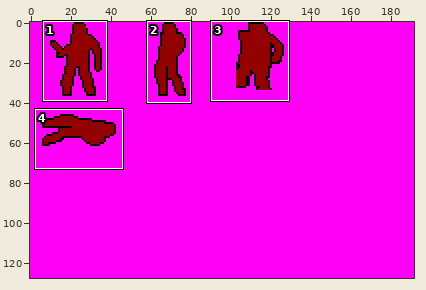
File history of a sprite sheet, res/sprite/enemy02.png. The picture above shows the old version from afar; the outline marks the close-up.
Close-up. First the earlier version:
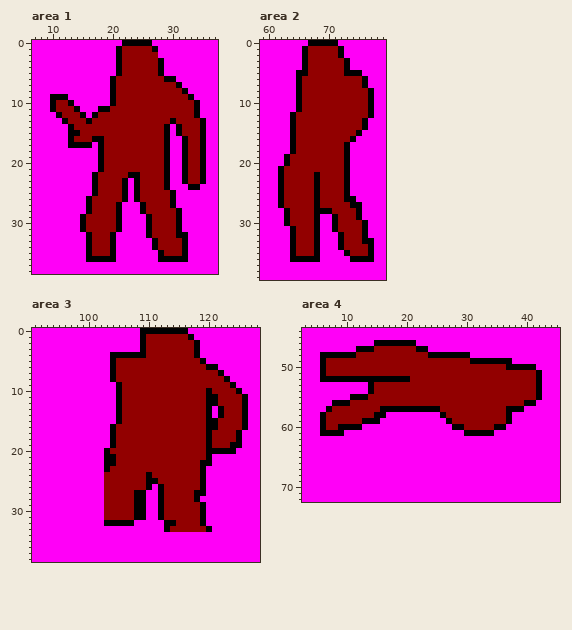
The file is 192x128 pixels. Colours within 5 levels of each other are drawn and written as one. Shown: area 1: x 7..37, y 0..38; area 2: x 59..79, y 0..39; area 3: x 91..128, y 0..38; area 4: x 3..45, y 44..72. The commit also changed other parts of the picture, which this record leaves out.
And afterwards:
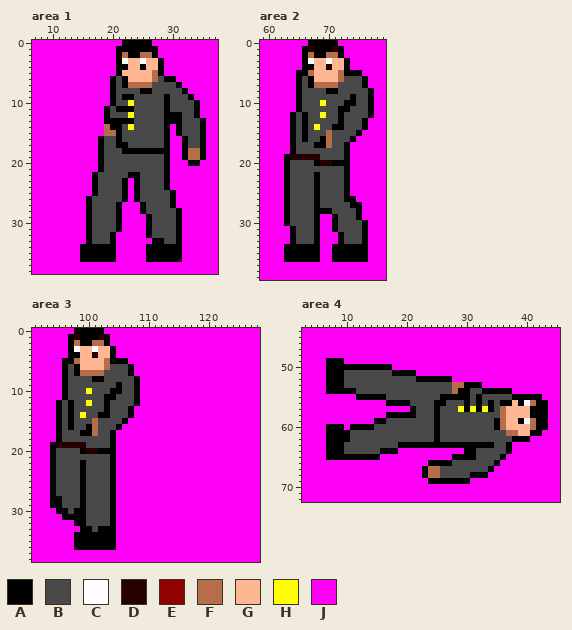
Palette (. is transparent): A #000001  B #494949  C #ffffff  D #240000  E #920000  F #b66d49  G #ffb692  H #ffff00  J #ff00f7
What changed:
Changed rows in their new state; - is an unchanged pixel.
Area 1:
first column x 10:
 1 ------------AAAAA---------
 2 ------------FAAFFA--------
 3 ------------CGGCGG--------
 4 ------------AGGAGG--------
 5 ------------GGGGGF--------
 6 -----------BAGGGGFB-------
 7 -----------BAFFFFBBBB-----
 8 -----------BBBBAABBBBB----
 9 JJJ--------BAABBBBBABBB---
10 JJJJ-------BBHBBBBBABBBB--
11 JJJJJ---J-BAAABBBBBABBBB--
12 -JJJJJ-JJABBBHBBBBBAAABB--
13 --JJJJJJJAAAAABBBBBA-ABBB-
14 ---JJJJJJFAABHBBBBB---BBB-
15 ---JJJJJJFFABBBBBBB---BBB-
16 ---JJJJJ-BBABBBBBBB----BB-
17 ---JJJJ--BBAABBBBBB----BB-
18 ---------BBBAAAAAAA----FF-
19 ---------BBBBBBBBBB----FF-
20 ---------BBBBBBBBBB---JAAJ
21 ---------BBBBBBBBBB---JJJJ
22 --------BBBBB--BBBB---JJJJ
23 --------BBBB---BBBB---JJJJ
24 --------BBBB---BBBB----JJ-
25 --------BBBB---BBBBB------
26 -------BBBBB---BBBBB------
27 -------BBBB-----BBBB------
28 -------BBBB-----BBBBB-----
29 -----JABBBB------BBBB-----
30 -----JABBBB------BBBB-----
31 -----JABBBB------BBBB-----
32 -------BBB-------BBBB-J---
33 -------BBB--------ABBAJ---
34 -----A-AAA------A-AAAAJ---
35 -----A-AAA------AA-AAAJ---
36 -----A----------AA----J---
Area 2:
first column x 62:
 1 -----DAAAD------
 2 -----FAAFF------
 3 -----CGGCGG-----
 4 -----AGGDGG-----
 5 -----FGGGGF-----
 6 ----BAGGGGFBBB--
 7 ----BAFFFFBBBB--
 8 ----BBBBAABBBBB-
 9 ----BBBBBBBBABB-
10 ----BBBHBBBAABB-
11 ----BBBBBBAABBB-
12 ---BABBHBBABBBB-
13 ---BABBBBBABBB--
14 ---BABHBBAABBB--
15 ---BABBBFBBBB---
16 ---BABBAFBBB----
17 ---BBBAAFBB-----
18 ---BBBBBBBB-----
19 --DDDDDBBBB-----
20 --BBBBADDAA-----
21 JABBBBBBBBB-----
22 JABBBB-BBBB-----
23 JABBBB-BBBB-----
24 JABBBB-BBBB-----
25 JABBBB-BBBB-----
26 JABBBB-BBBB-----
27 JABBBB-BBBBB----
28 --BBBB---BBBB---
29 --BBBB----BBB---
30 --BBBB----BBBB--
31 ---BBB----BBBB--
32 ---BBB-----BBB--
33 ---BBB-----BBB-J
34 -A-AAA---A-AAAAJ
35 -A-AAA---AA-AAAJ
36 -A-------AAA---J
Area 3:
first column x 94:
 0 ----AAAAA------JJJJJJJJ----------
 1 ---ADAAADA-----JJJJJJJJJ---------
 2 ---AFAAFFA-----JJJJJJJJJJ--------
 3 ---ACGGCGGA----JJJJJJJJJJ--------
 4 ---AAGGDGG-JJJJJJJJJJJJJJ--------
 5 --AAFGGGGF-AAJJJJJJJJJJJJJ-------
 6 --ABAGGGGFBBBAJJJJJJJJJJJJJJ-----
 7 --ABAFFFFBBBBAJJJJJJJJJJJJJJJ----
 8 --ABBBBAABBBBBAJJJJJJJJJJJJJJJ---
 9 --ABBBBBBBB-BBAJJJJJJJJJJJJJJJJ--
10 --ABBBHBBBA-BBAJJJJJJJJJJJJJJJJJ-
11 --ABBBBBBAABBBAJJJJJJJJJJJJJJJJJJ
12 -ABABBHBBABBBBAJJJJJJJJJJJJJJJJJJ
13 -ABABBBBBABBBAJJJJJJJJJJJJJ-JJJJJ
14 -ABABHBBAABBBAJJJJJJJJJJJJJ-JJJJJ
15 -ABABBBFBBBBAJJJJJJJJJJJJJJJJJJJJ
16 -ABABBAFBBBAJJJJJJJJJJJJJJJJJJJJJ
17 -ABBBAAFBB-JJJJJJJJJJJJJJJJJJJJJ-
18 -ABBBBBBBB-JJJJJJJJJJJJJJJJJJJJJ-
19 ADDDDDBBBB-JJJJJJJJJJJJJJJJJJJJJ-
20 ABBBBADDA-AJJJJJJJJJJJJJJJJJJJJ--
21 ABBBBBBBBB-JJJJJJJJJJJJJJJJ------
22 ABBBBABBBB-JJJJJJJJJJJJJJJJ------
23 ABBBBABBBBAJJJJJJJJJJJJJJJ-------
24 ABBBBABBBBAJJJJJJJJJJJJJJJ-------
25 ABBBBABBBBAJJJJJJJJJJJJJJJ-------
26 ABBBBABBBBAJJJJJJ-JJJJJJJJ-------
27 ABBBBABBBBAJJJJJ--JJJJJJJJ-------
28 AABBBABBBBAJJJJJ--JJJJJJJ--------
29 AABBBABBBBAJJJJJ--JJJJJJJJ-------
30 -AABAABBBBAJJJJJ--JJJJJJJJ-------
31 --AAAABBBBAJJJJJ--JJJJJJJJ-------
32 ----AABBBB-JJJ-----JJJJJJJ-------
33 -----AABAAA--------JJJJJJJJ------
34 ----AAAAAAA----------------------
35 ----AAAAAAA----------------------
36 ----AAAAAAA----------------------
Area 4:
first column x 6:
46 ---------JJJJJJJ----------------------
47 ------JJJJJJJJJJJJ--------------------
48 JJJJJJJJJJJJJJJJJJJJJJJJJ-------------
49 JAAAJJJJJJJJJJJJJJJJJJJJJJJJJJJJ------
50 JAAAAAAAAAAAJJJJJJJJJJJJJJJJJJJJJJJJ--
51 JAAABBBBBBBBAAAAJJJJJJJJJJJJJJJJJJJJJ-
52 J---BBBBBBBBBBBBAAAAAAJJJJJJJJJJJJJJJ-
53 -AAABBBBBBBBBBBBBBBBBBFFAAAJJJJJJJJJJ-
54 -AAAAABBBBBBBBBBBBBBBBFAABBAAAAAJJJJJ-
55 -----J--AAABBBBBBBBBAAAAABABBBBBAAAA--
56 --JJJJJJJJJAAAABBBBAABBBABABABAAGACFAA
57 -JJJJJJJJJJJJJJ-BBB-BBBHAHAHABFGGGGAAA
58 JJJJJJJJJJJAAAAABBBABBBBBBBBBBFGGGGAAA
59 JJJJJJJJJ-ABBBBBBBBABBBBBBBBBAFGGACFAA
60 JAA-J--AABBBBBBBBBBABBBBBBBBB-FGGGGFAA
61 J---ABBBBBBBBBBBBBBABBBBBBBBBBBFFGGAA-
62 -AAAABBBBBBBBBBBBBBABBBBBBBBBBBBAAA---
63 -AAABBBBBBBBBAAAAAAAAAAAAAAAABBA------
64 -AAABBBBBBAAA-----------AABBBBBA------
65 -AAAAAAAAA------------AAAABBBBA-------
66 ------------------AAAABBBBBBBA--------
67 -----------------AFFBBBBBBBBA---------
68 -----------------AFFBBBBBAAA----------
69 ------------------AAAAAAA-------------
Pixel boxes of the changes (left, top, right, bottom) in both close-ups:
changed: (50, 46, 206, 262)
changed: (278, 46, 374, 262)
changed: (50, 328, 248, 550)
changed: (320, 340, 548, 484)
